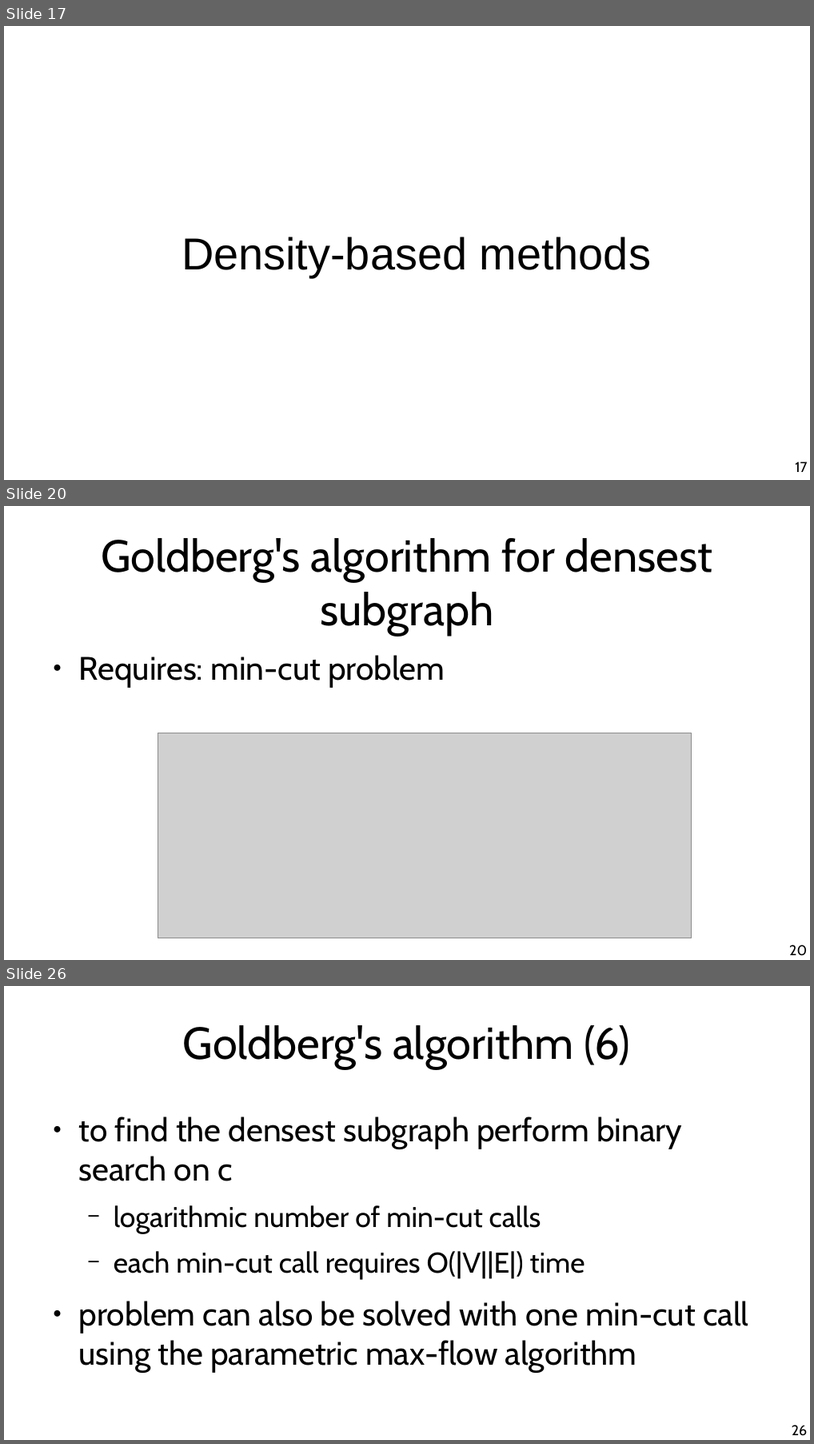
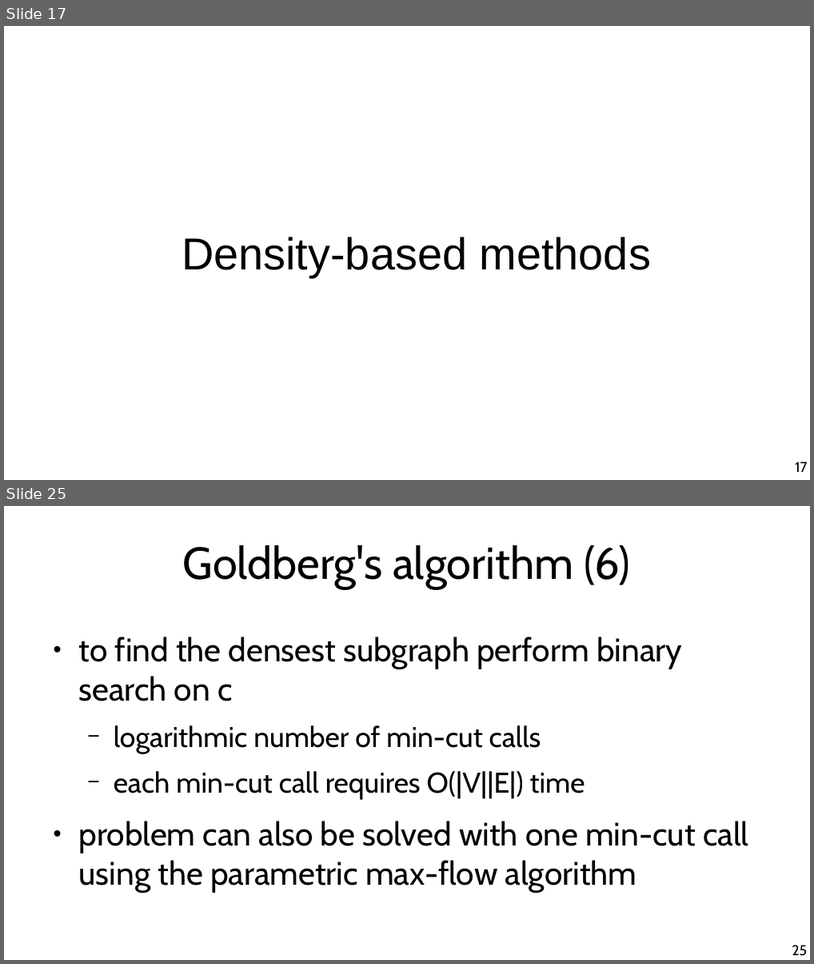
Before and after one commit to chatox/networks-science-course, a slide deck: theory/tt13_dense_subgraphs.odp. Shown one above the other, each under a label of ours: slides 17, 20 and 26 before the commit, slides 17 and 25 after it; the slides between them are not shown. The pictures are 814x1444 and 814x964 pixels, drawn with LibreOffice and Linux fonts; fonts in the diff are those of the drawing; grey boxes stand for pictures. Boxes give left, top, right and bottom in pixels: in the first picture for what was removed or moved away, otherwise in the second. Text is boxed around its words. In the diff, an @@ line names an element or a change of style, - is before the commit and + after.

Commit message:
Charikar's algorithm

```diff
--- a/theory/tt13_dense_subgraphs.odp
+++ b/theory/tt13_dense_subgraphs.odp
@@ slide 20 removed at bbox=[4, 506, 810, 960], background #FFFFFF @@
@@ title removed at bbox=[101, 538, 714, 635] @@
-Goldberg's algorithm for densest subgraph
@@ text removed at bbox=[79, 655, 445, 687] @@
-● Requires: min-cut problem
@@ picture removed at bbox=[158, 733, 692, 938] @@
@@ page number removed at bbox=[790, 944, 807, 956] @@
-20
@@ what was slide 26 is now slide 25 @@
@@ page number at bbox=[792, 944, 807, 956]: text changed @@
-26
+25
```
Also in this commit, not shown: 12 slides changed, 3 slides added, 2 other slides removed.
